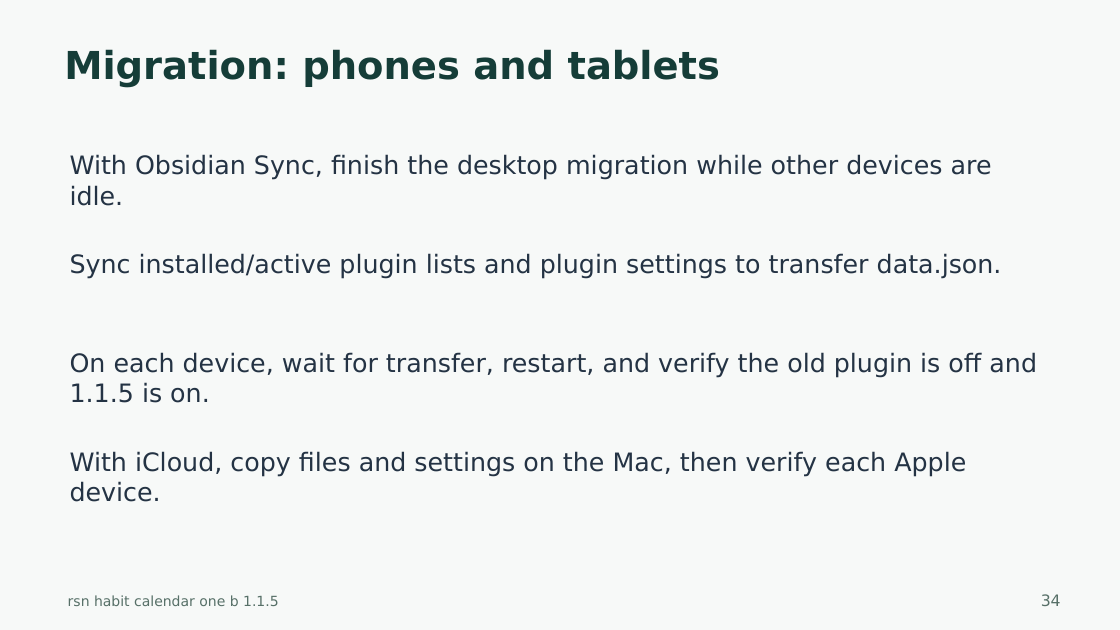
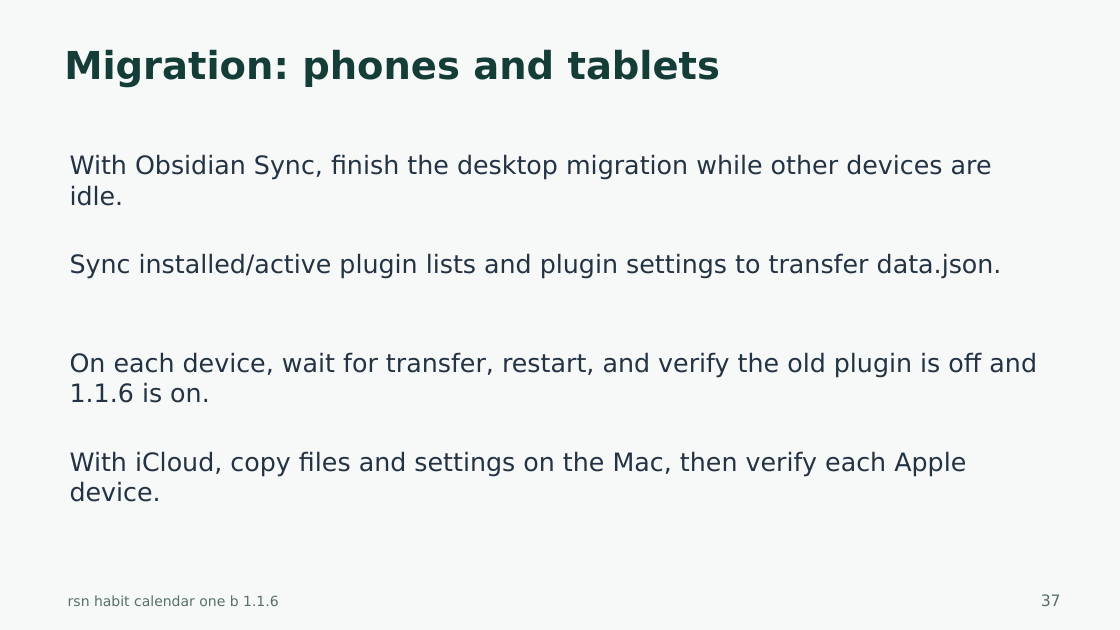
Before and after one commit to harharhari/rsn-habit-tracker-obsidian-plugin, a slide deck: slide 37 of docs/rsn-habit-calendar-one-b-tutorial.pptx (slide 34 before the commit). Drawn at 1120x630 pixels with LibreOffice and Linux fonts; fonts in the diff are those of the drawing. Boxes give left, top, right and bottom in pixels: in the first picture for what was removed or moved away, otherwise in the second. Text is boxed around its words. In the diff, an @@ line names an element or a change of style, - is before the commit and + after.

Commit message:
1. simplification of plugin 2. habit trackerversion 1.1.6 3. as on 2026-10-24

```diff
--- a/docs/rsn-habit-calendar-one-b-tutorial.pptx
+++ b/docs/rsn-habit-calendar-one-b-tutorial.pptx
@@ text at (x1=70, y1=352, x2=1037, y2=403): text changed @@
-On each device, wait for transfer, restart, and verify the old plugin is off and 1.1.5 is on.
+On each device, wait for transfer, restart, and verify the old plugin is off and 1.1.6 is on.
@@ text at (x1=68, y1=595, x2=279, y2=606): text changed @@
-rsn habit calendar one b 1.1.5
+rsn habit calendar one b 1.1.6
@@ text at (x1=1041, y1=594, x2=1061, y2=606): text changed @@
-34
+37
```
Also in this commit, not shown: 40 other slides changed, 3 slides added, 40 other files.
